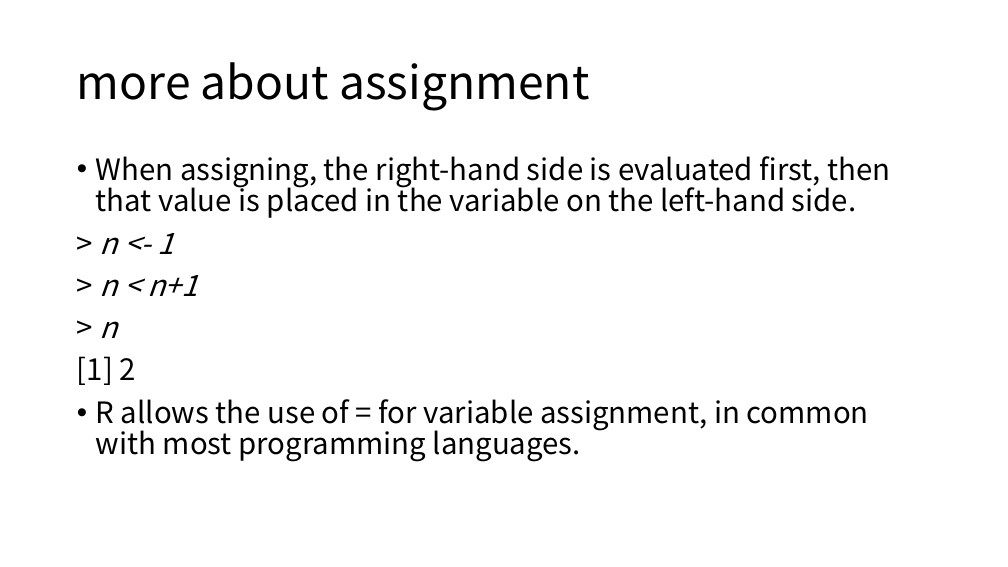
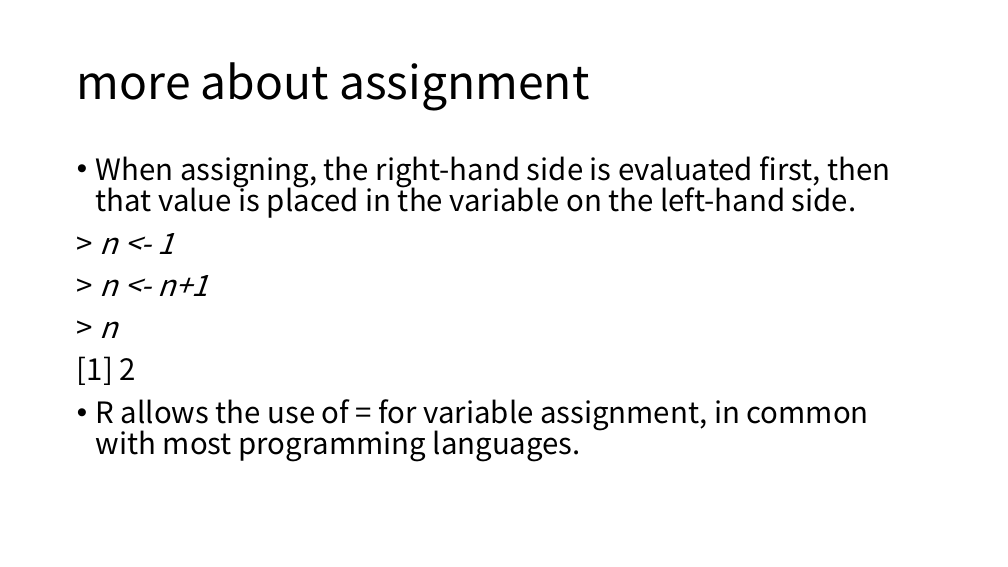
Before and after one commit to ksublee/SSuR, a slide deck: slide 11 of ppt/1.Introduction to R.pptx. Drawn at 1008x567 pixels with LibreOffice and Linux fonts; fonts in the diff are those of the drawing. Boxes give left, top, right and bottom in pixels: in the first picture for what was removed or moved away, otherwise in the second. Text is boxed around its words. In the diff, an @@ line names an element or a change of style, - is before the commit and + after.

```diff
--- a/ppt/1.Introduction to R.pptx
+++ b/ppt/1.Introduction to R.pptx
@@ text at [100, 275, 208, 296]: text changed @@
-> n < n+1
+> n <- n+1
```
Also in this commit, not shown: 5 other slides changed, 5 other files.
